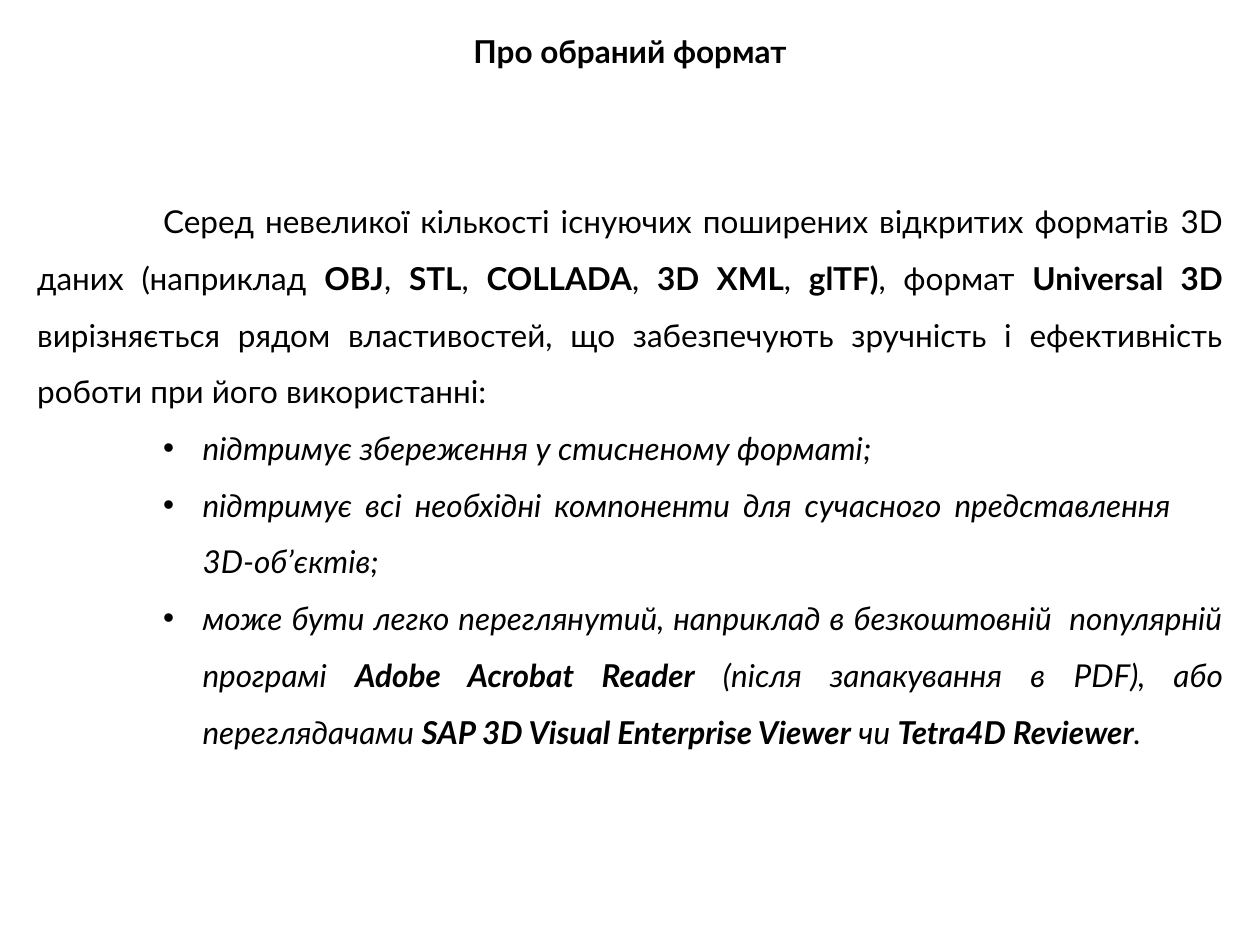
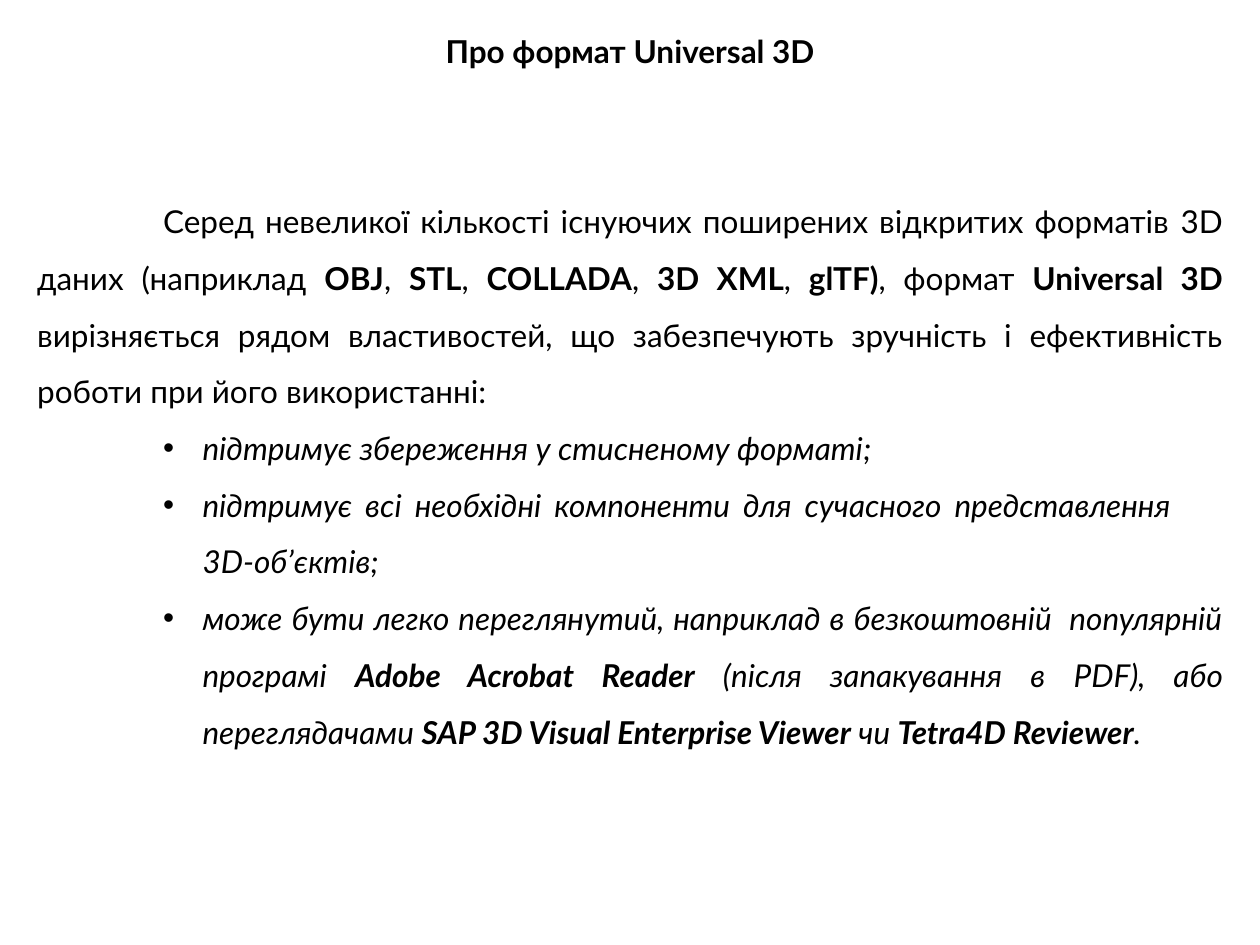
Before and after one commit to heo732/University-Course_3, a slide deck: slide 3 of CourseProject/Presentation/U3DSpace.pptx. Drawn at 1260x945 pixels with LibreOffice and Linux fonts; fonts in the diff are those of the drawing. Boxes give left, top, right and bottom in pixels: in the first picture for what was removed or moved away, otherwise in the second. Text is boxed around its words. In the diff, an @@ line names an element or a change of style, - is before the commit and + after.

```diff
--- a/CourseProject/Presentation/U3DSpace.pptx
+++ b/CourseProject/Presentation/U3DSpace.pptx
@@ text at box(446, 39, 814, 69): text changed @@
-Про обраний формат
+Про формат Universal 3D
```
Also in this commit, not shown: 1 other slide changed.
